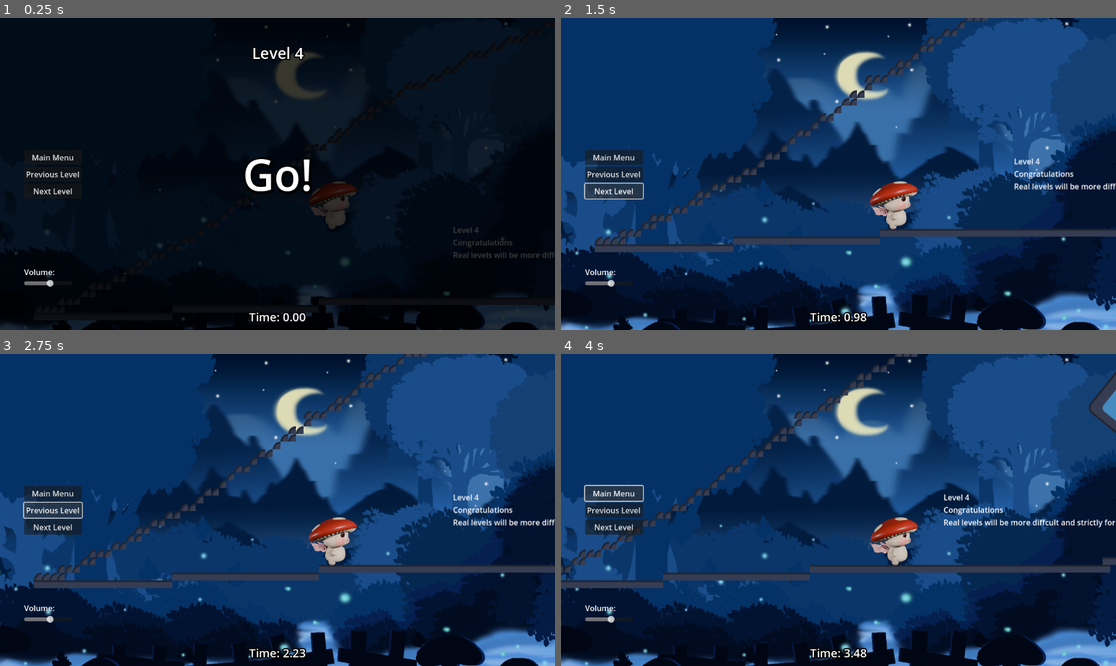
Above: before the commit, frames 1-4 (two rows, left to right).
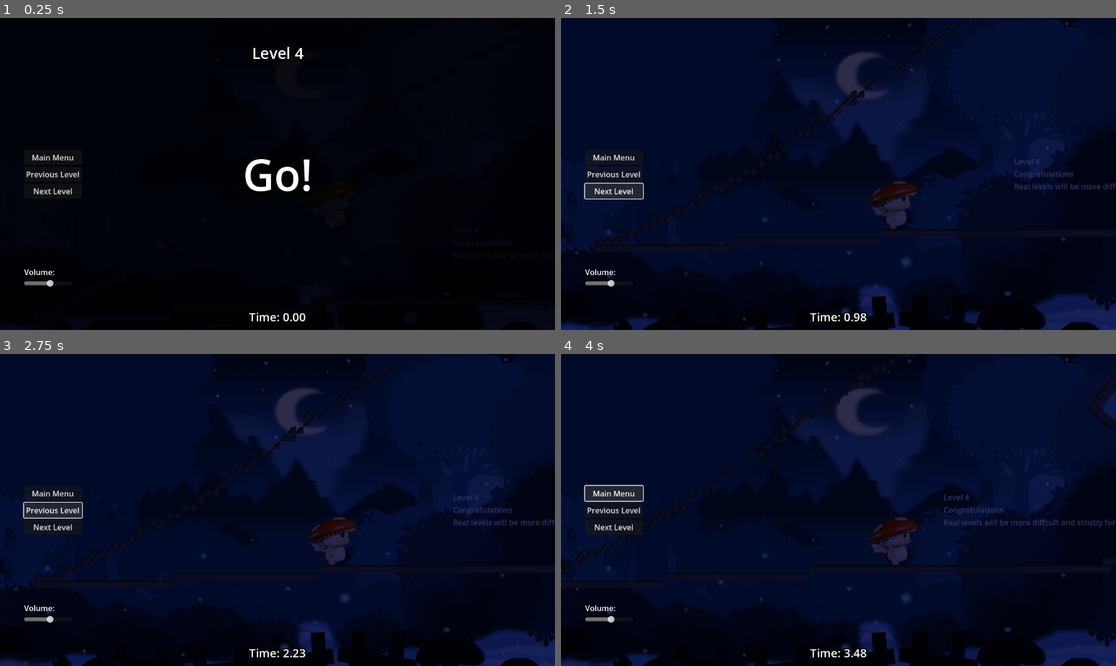
Above: after the commit, the same moments.

Repository: dustngroh/CapstoneProject
Game: Godot game, scene res://scenes/levels/main_levels/level_4.tscn
The game is run twice, just before and just after one commit, with the same random seed, the same clock (stepped at 60 frames per second) and the same inputs. This scene is started directly instead of the project's main scene. The engine's default icon, where the game draws it, is replaced by a stand-in: a white triangle on a blue panel in a dark square.
Inputs:
- Up to frame 1 (0.25 s): no input
- Up to frame 2 (1.5 s): click "Next Level" at 0.5 s; click "Next Level" at 1.25 s
- Up to frame 3 (2.75 s): click "Previous Level" at 2 s
- Up to frame 4 (4 s): click "Main Menu" at 2.75 s; hold Right (walk_right) from 3.53 s (still down)

The runs differ from the first frame. In frame 1, 5.3% of the frame differs, in the area x 0-100%, y 1-100%; in frame 2, 90%, in the area x 0-100%, y 0-100%; in frame 3, 90%; in frame 4, 90%.

Commit message:
Add CanvasModulate to change lighting

Diff:
--- a/run-game/scenes/levels/main_levels/level_4.tscn
+++ b/run-game/scenes/levels/main_levels/level_4.tscn
@@ -51,3 +51,6 @@
 
 [node name="WinZone" parent="." index="13"]
 position = Vector2(2643, 801)
+
+[node name="CanvasModulate" type="CanvasModulate" parent="." index="15"]
+color = Color(0.2, 0.2, 0.4, 1)
Not shown, changed: docs/index.html
Not shown, changed: docs/index.pck
